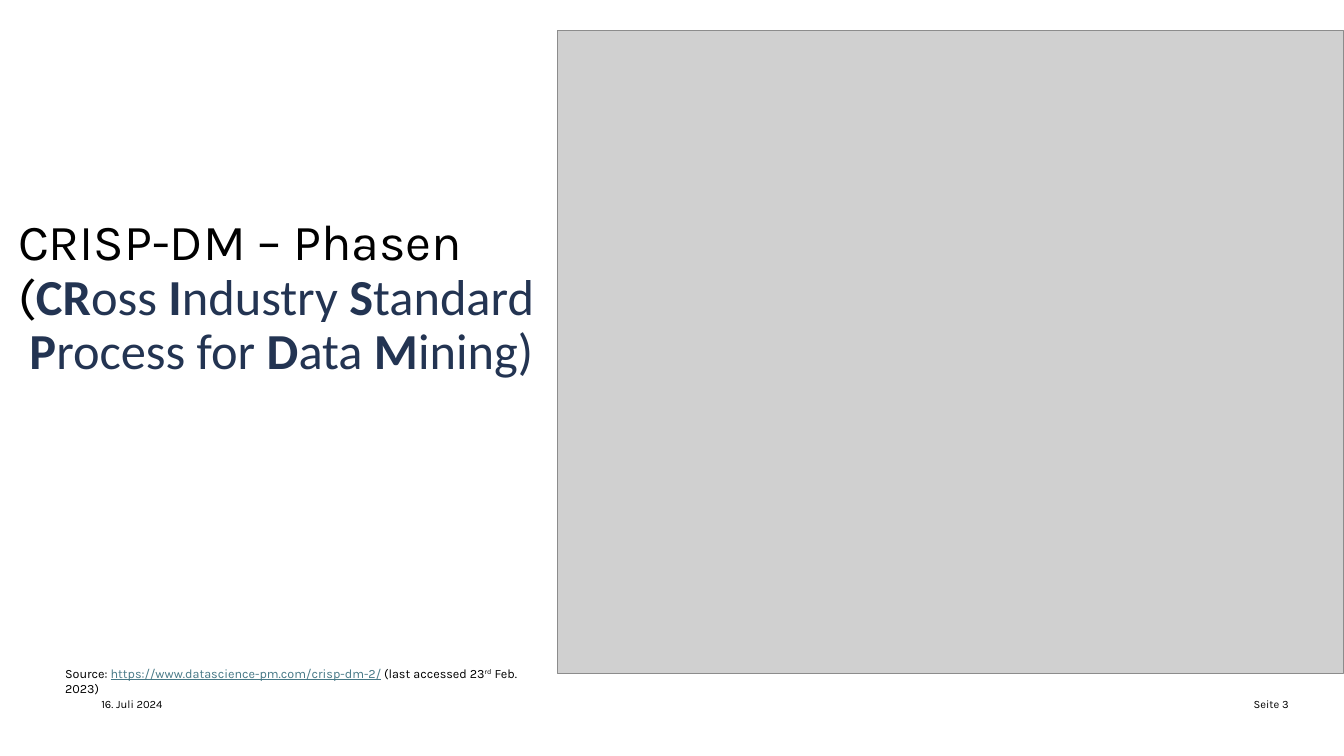
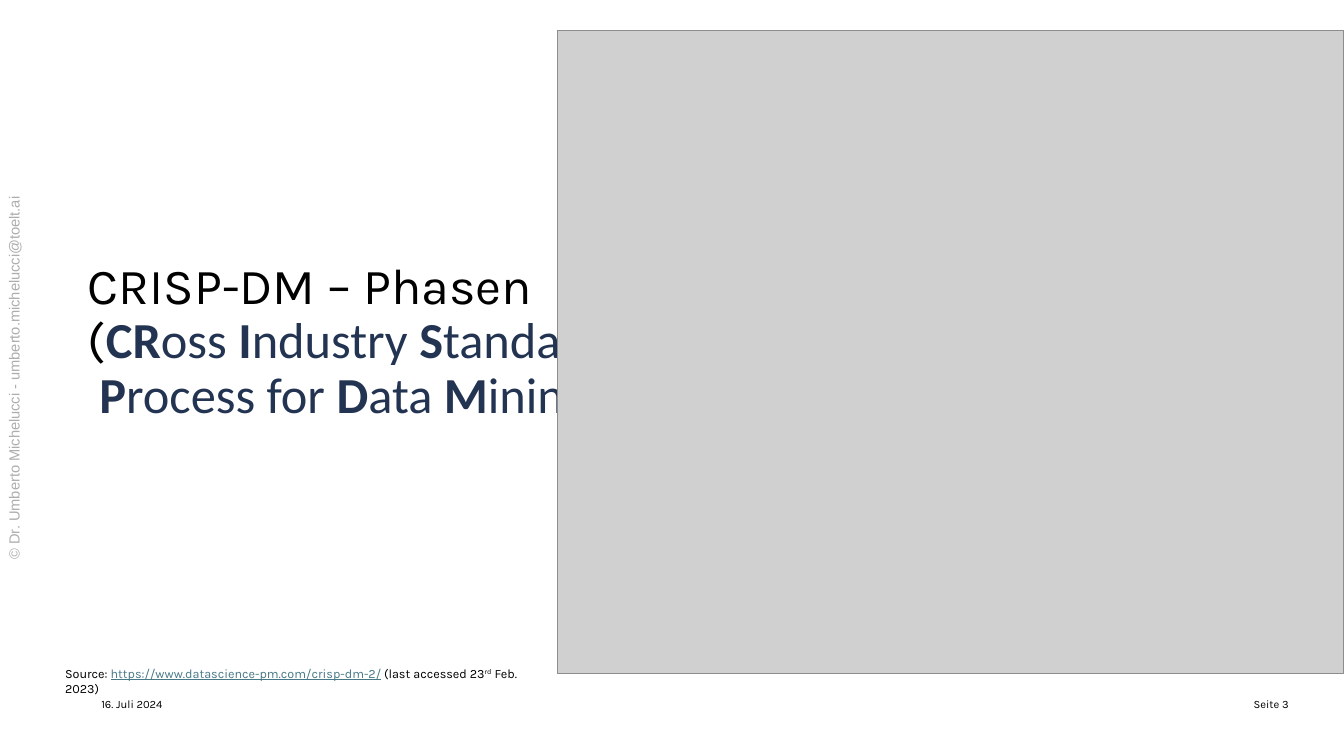
Before and after one commit to toelt-llc/Summer-lectures-unipa-toelt, a slide deck: slide 3 of Presentations/02a - Reproducibility and Best Practices.pptx. Drawn at 1344x756 pixels with LibreOffice and Linux fonts; fonts in the diff are those of the drawing; grey boxes stand for pictures. Boxes give left, top, right and bottom in pixels: in the first picture for what was removed or moved away, otherwise in the second. Text is boxed around its words. In the diff, an @@ line names an element or a change of style, - is before the commit and + after.

```diff
--- a/Presentations/02a - Reproducibility and Best Practices.pptx
+++ b/Presentations/02a - Reproducibility and Best Practices.pptx
@@ title "CRISP-DM – Phasen (CRoss Industry ...": place and size @@
-title "CRISP-DM – Phasen (CRoss Industry ..." at <box>18,225,534,378</box>
+title "CRISP-DM – Phasen (CRoss Industry ..." at <box>88,269,604,424</box>
@@ text added at <box>6,215,22,543</box>, 10.5 pt, text #AEAEAE @@
+© Dr. Umberto Michelucci - umberto.michelucci@toelt.ai
```
Also in this commit, not shown: 22 other slides changed, 1 other file.
